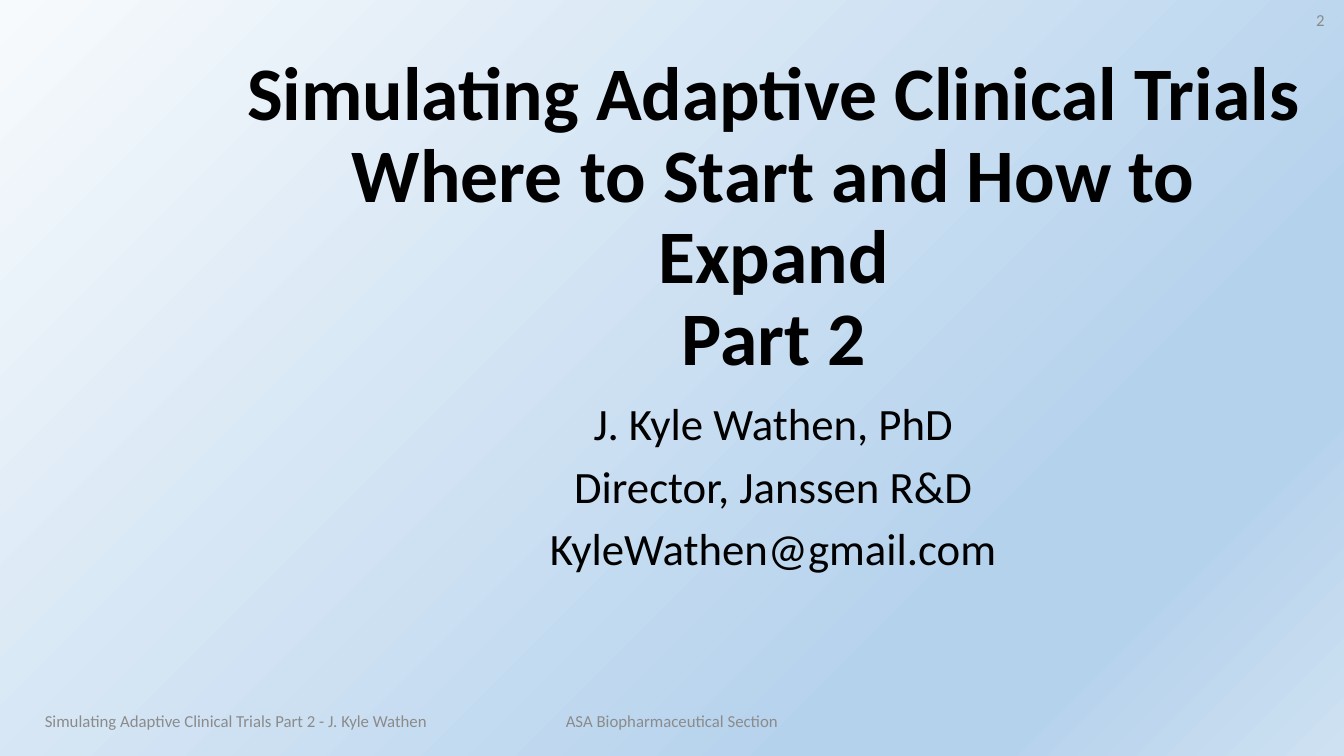
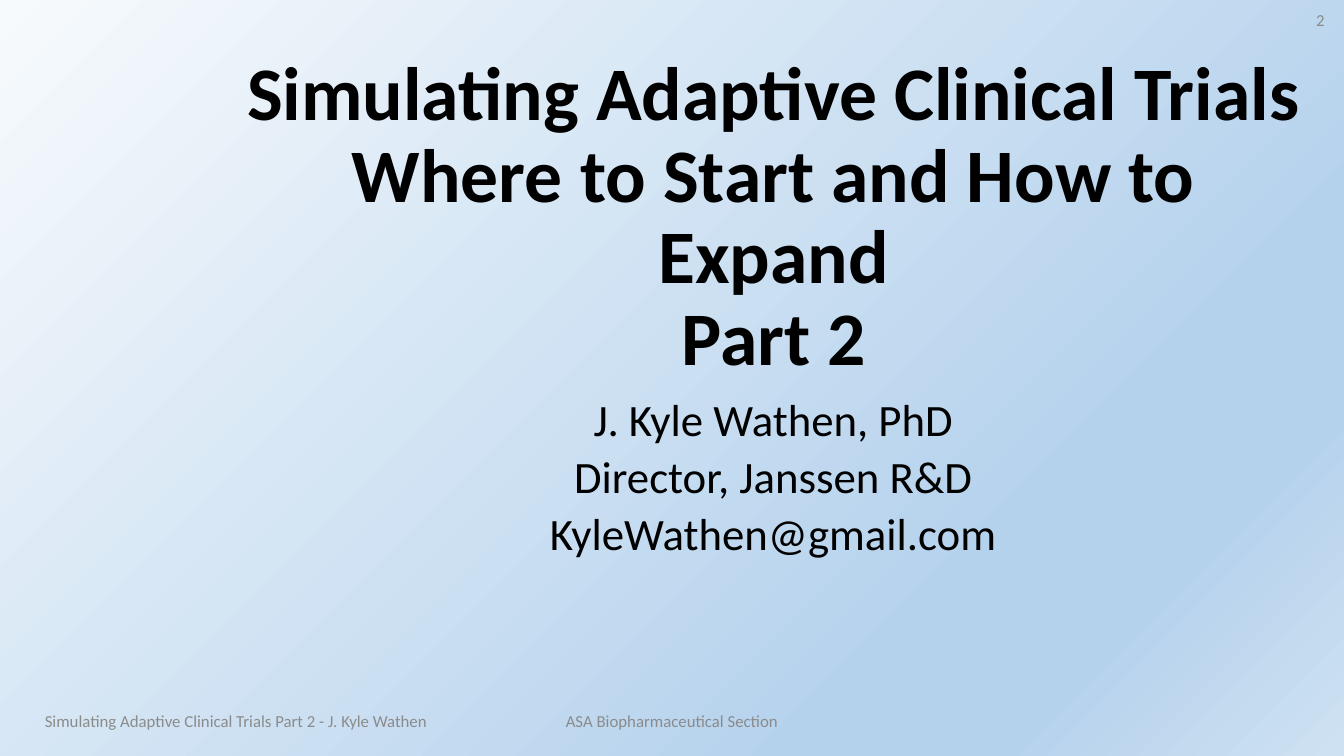
Before and after one commit to kwathen/ClinicalTrialSimulation, a slide deck: slide 2 of Presentations/Part 2.pptx. Drawn at 1344x756 pixels with LibreOffice and Linux fonts; fonts in the diff are those of the drawing; background and template pictures are left out. Boxes give left, top, right and bottom in pixels: in the first picture for what was removed or moved away, otherwise in the second. Text is boxed around its words. In the diff, an @@ line names an element or a change of style, - is before the commit and + after.

```diff
--- a/Presentations/Part 2.pptx
+++ b/Presentations/Part 2.pptx
@@ subtitle "J. Kyle Wathen, PhD" at bbox=[550, 405, 996, 558]: line spacing 0.9 to 0.8 @@
```
Also in this commit, not shown: 1 other slide changed, 4 slides removed, 12 other files.
